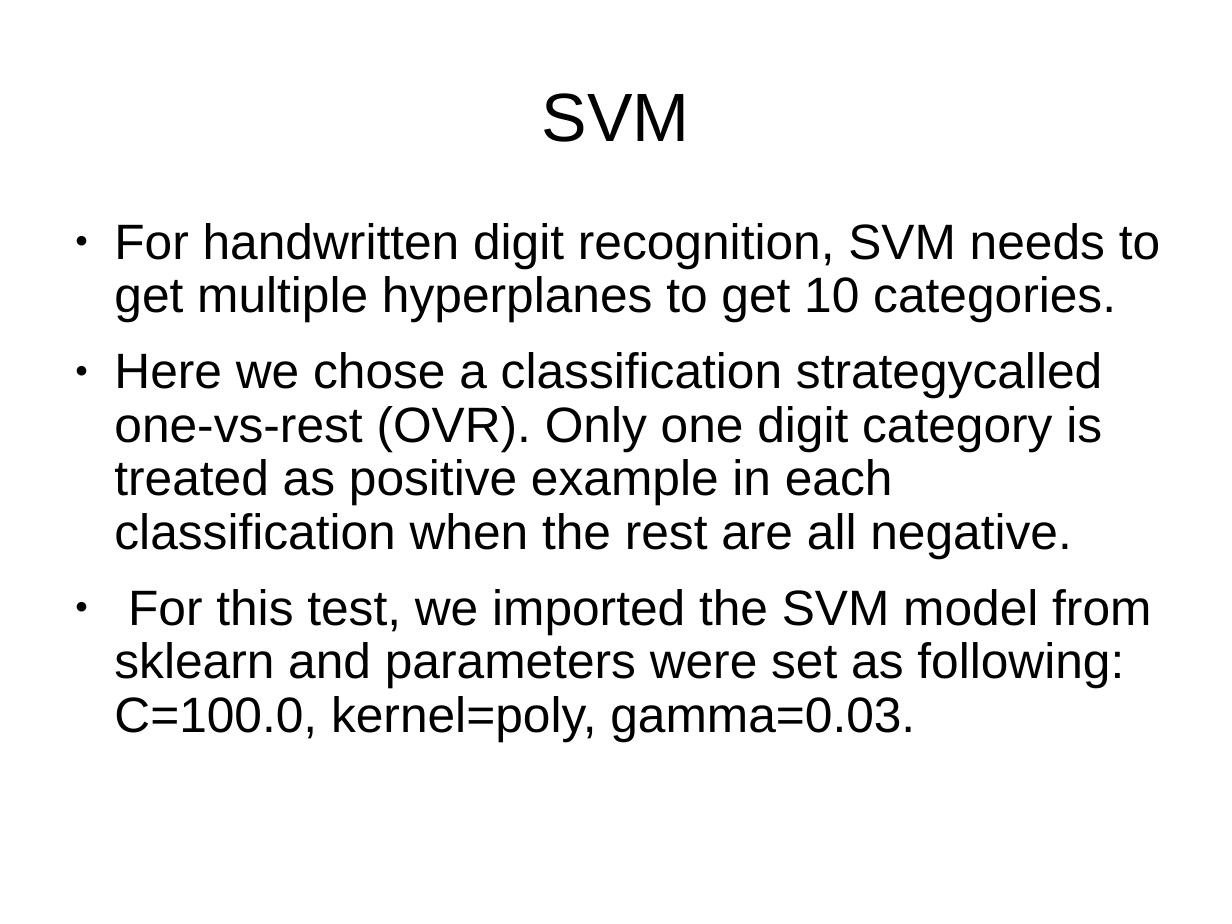
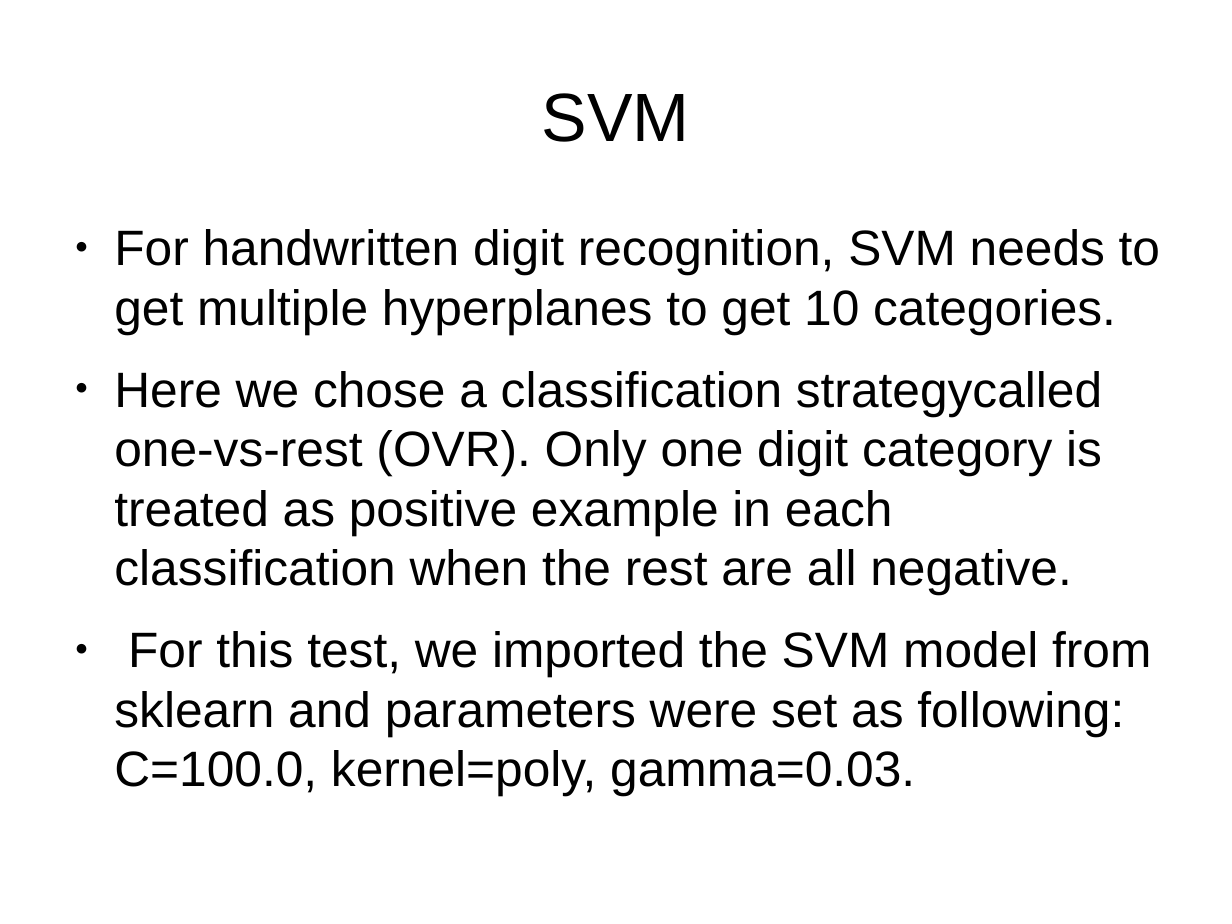
Before and after one commit to jsxcool/DigitRecognize, a slide deck: slide 10 of 695ppt 1.pptx. Drawn at 1232x924 pixels with LibreOffice and Linux fonts; fonts in the diff are those of the drawing; background and template pictures are left out. Boxes give left, top, right and bottom in pixels: in the first picture for what was removed or moved away, otherwise in the second. Text is boxed around its words. In the diff, an @@ line names an element or a change of style, - is before the commit and + after.

```diff
--- a/695ppt 1.pptx
+++ b/695ppt 1.pptx
@@ text "For handwritten digit recognition, SVM ..." at (114, 229, 1160, 796): line spacing 0.9 to 1 @@
```
Also in this commit, not shown: 6 other slides changed, 3 slides added, 3 slides removed, 3 other files.
